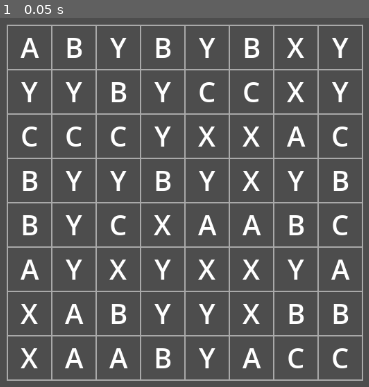
Above: before the commit, frame 1.
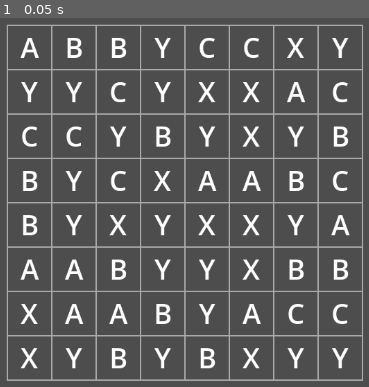
Above: after the commit, the same moment.

Repository: fehudma/godot_projects
Game: Godot game, scene res://Scenes/game.tscn
The game is run twice, just before and just after one commit, with the same random seed, the same clock (stepped at 60 frames per second) and the same inputs.
Inputs:
- Up to frame 1 (0.05 s): no input

The runs differ from the first frame. In frame 1, 6.5% of the frame differs, in the area x 17-95%, y 5-96%.

Commit message:
starting board looks good

Diff:
--- a/Scenes/board.gd
+++ b/Scenes/board.gd
@@ -40,7 +40,7 @@
 	var piece: Piece = PIECE_SCENE.instantiate()
 	add_child(piece)
 
-	piece.setup(get_random_letter(), grid_position)
+	piece.setup(get_valid_starting_letter(grid_position), grid_position)
 	piece.position = grid_to_pixel(grid_position.x, grid_position.y)
 
 	grid[grid_position.x][grid_position.y] = piece
@@ -83,6 +83,19 @@
 			return true
 
 	return false
+
+
+#
+#Choose a letter that avoids starting matches
+func get_valid_starting_letter(grid_position: Vector2i) -> String:
+	var letter := get_random_letter()
+
+	while would_create_starting_match(grid_position, letter):
+		letter = get_random_letter()
+
+	return letter
+
+
 #==========================
 #“Where should the center of cell (column, row) be?”
 func _draw() -> void:
@@ -124,4 +137,3 @@
 	for column: int in range(COLUMNS):
 		for row: int in range(ROWS):
 			create_piece(Vector2i(column, row))
-	print(would_create_starting_match(Vector2i(2, 0), grid[0][0].letter))
